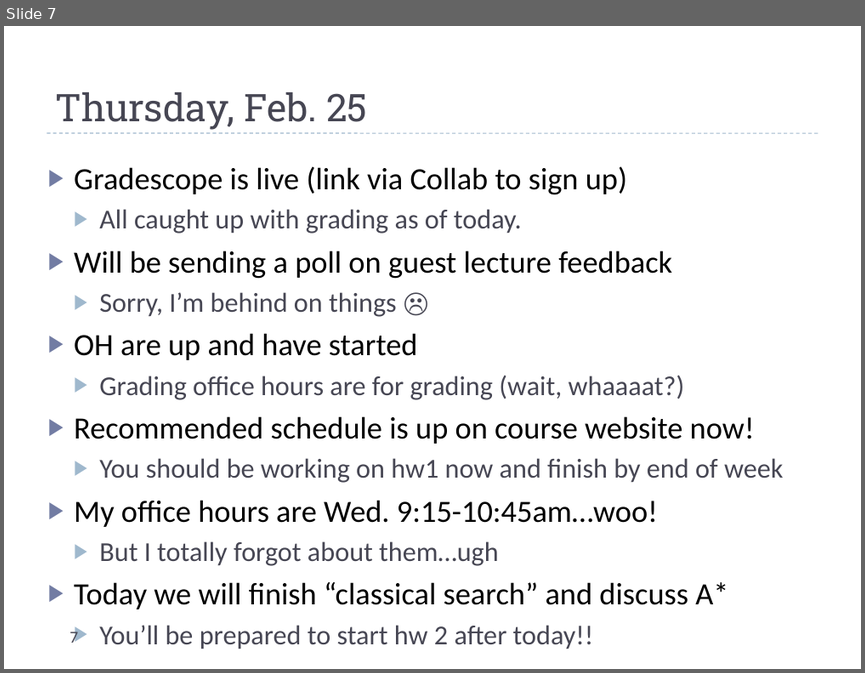
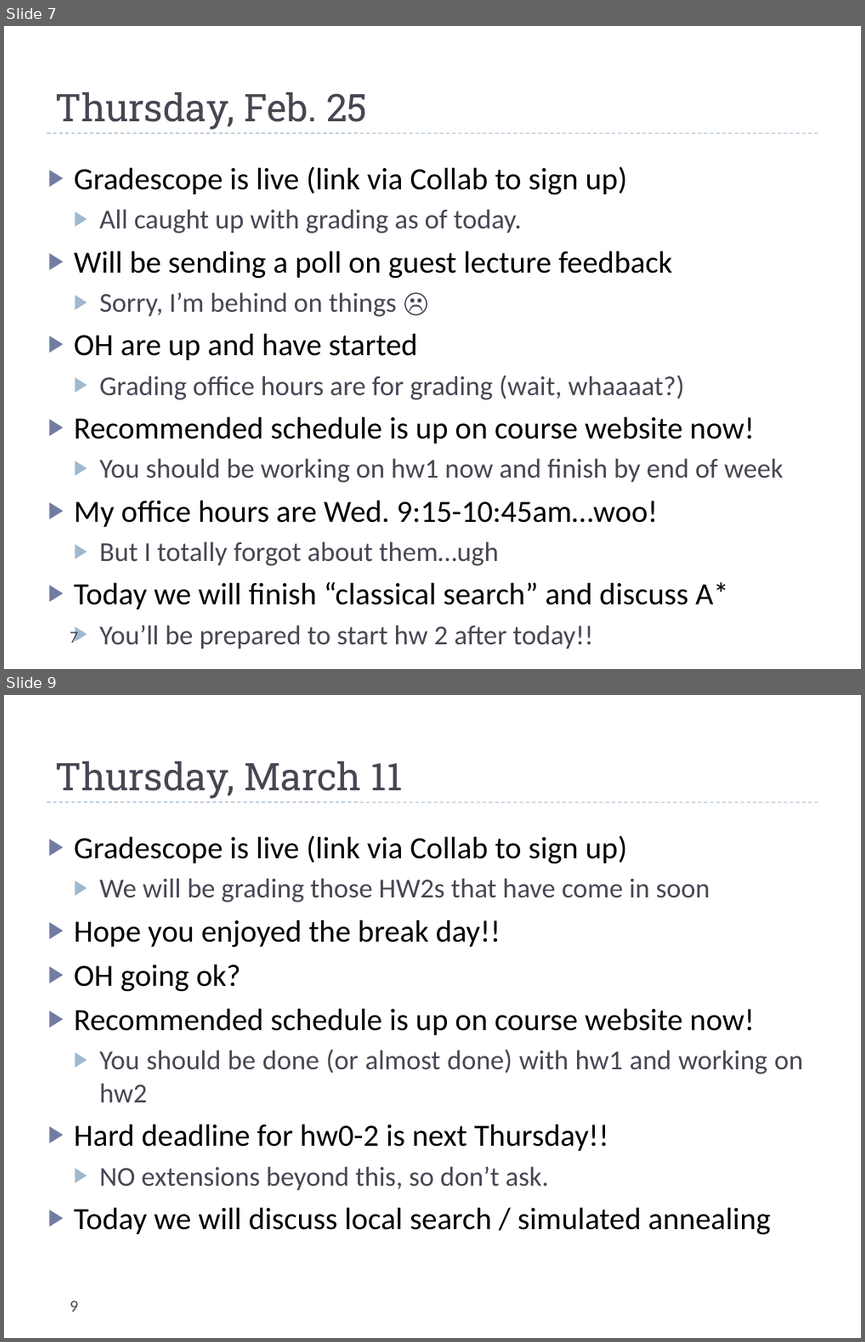
Before and after one commit to markfloryan/AI, a slide deck: slides/dailyannouncements.pptx. Shown one above the other, each under a label of ours: slide 7 before the commit, slides 7 and 9 after it; the slides between them are not shown. The pictures are 865x673 and 865x1342 pixels, drawn with LibreOffice and Linux fonts; fonts in the diff are those of the drawing. Boxes give left, top, right and bottom in pixels: in the first picture for what was removed or moved away, otherwise in the second. Text is boxed around its words. In the diff, an @@ line names an element or a change of style, - is before the commit and + after.

```diff
--- a/slides/dailyannouncements.pptx
+++ b/slides/dailyannouncements.pptx
@@ slide 9 added at (4, 695, 861, 1338), background #FFFFFF; not listed: 1 template element that a slide beside it also shows @@
@@ title added at (55, 761, 403, 799), 32 pt, text #464653 @@
+Thursday, March 11
@@ text added at (74, 835, 803, 1235), 26 pt, text #000000 @@
+▶ Gradescope is live (link via Collab to sign up)
+  ▶ We will be grading those HW2s that have come in soon
+▶ Hope you enjoyed the break day!!
+▶ OH going ok?
+▶ Recommended schedule is up on course website now!
+  ▶ You should be done (or almost done) with hw1 and working on hw2
+▶ Hard deadline for hw0-2 is next Thursday!!
+  ▶ NO extensions beyond this, so don’t ask.
+▶ Today we will discuss local search / simulated annealing
@@ page number added at (69, 1300, 78, 1311), 14 pt, text #464653 @@
+9
```
Also in this commit, not shown: 1 slide changed, 2 other files.
